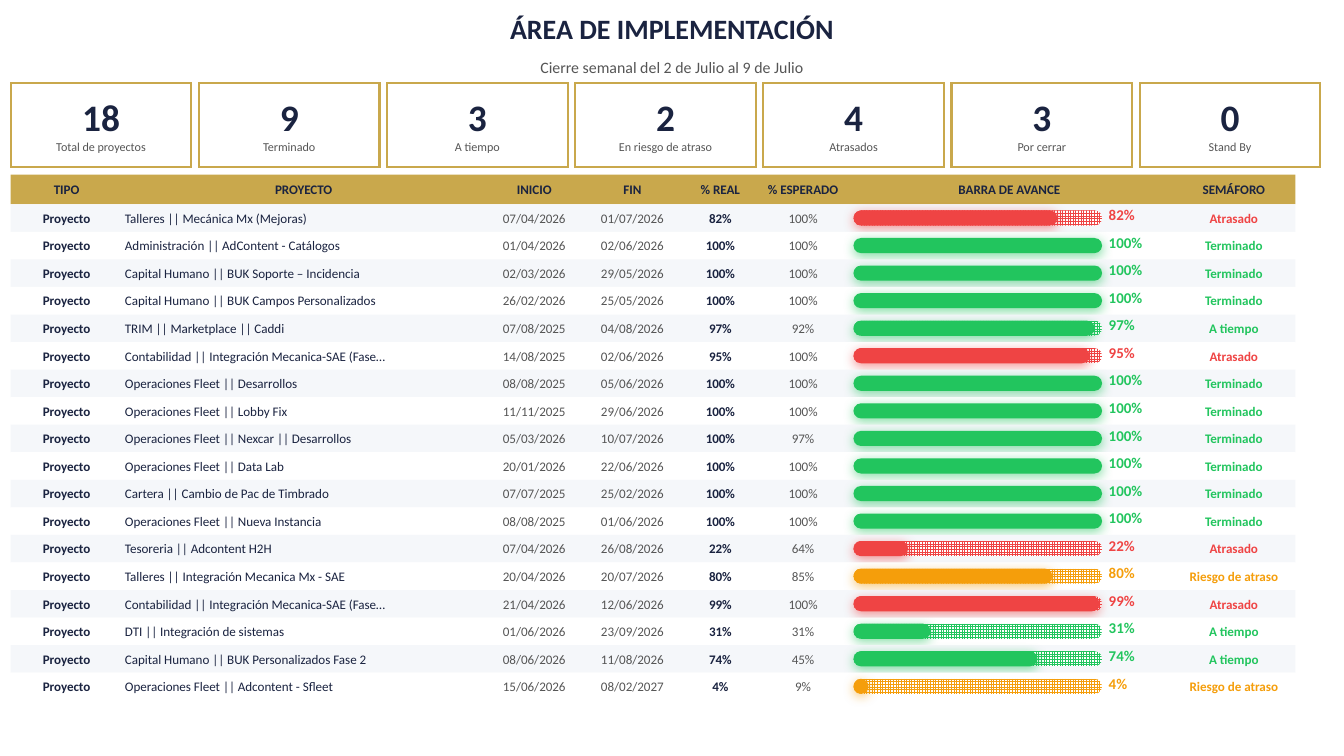
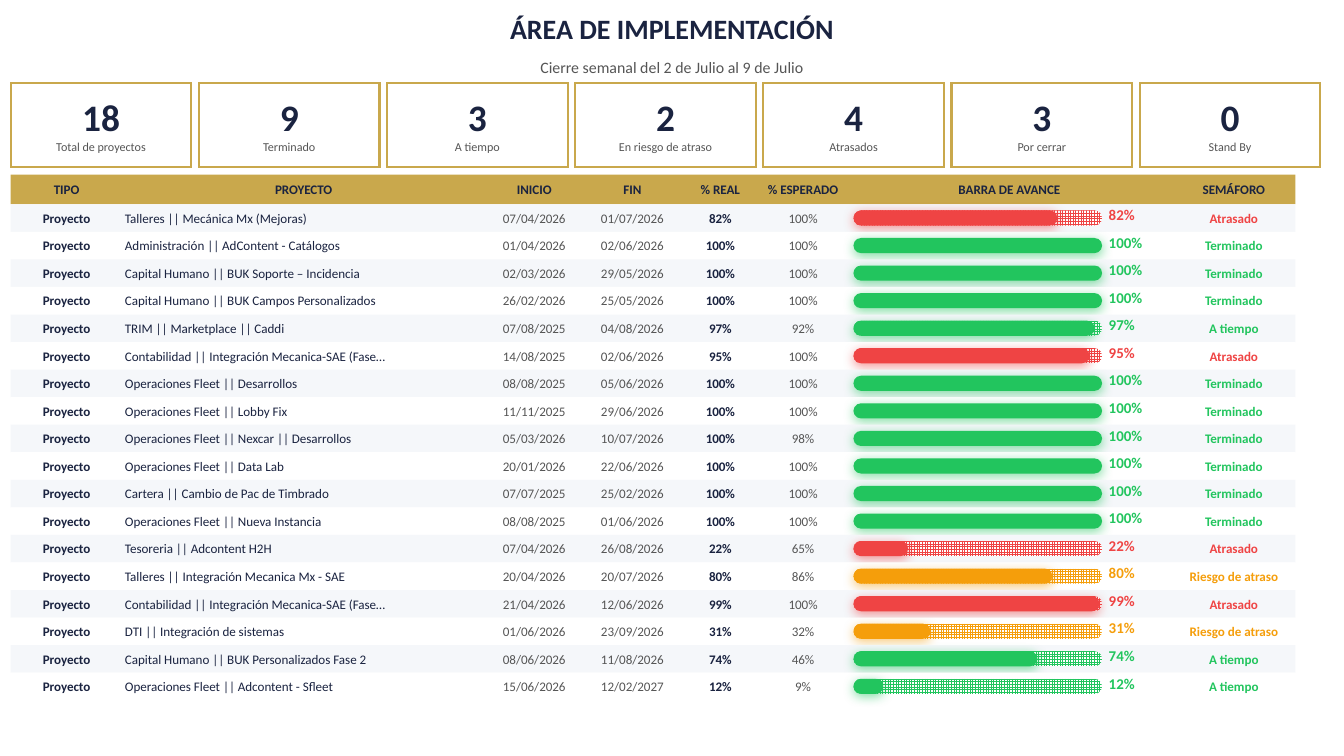
Before and after one commit to DTI-Dashboard/Proyectos, a slide deck: slide 2 of cierre_base.pptx. Drawn at 1344x756 pixels with LibreOffice and Linux fonts; fonts in the diff are those of the drawing; background and template pictures are left out. Boxes give left, top, right and bottom in pixels: in the first picture for what was removed or moved away, otherwise in the second. Text is boxed around its words. In the diff, an @@ line names an element or a change of style, - is before the commit and + after.

Commit message:
reporte: actualizar cierre_base.pptx (bajo demanda)

```diff
--- a/cierre_base.pptx
+++ b/cierre_base.pptx
@@ text at (792,434,814,443): text changed @@
-97%
+98%
@@ text at (792,544,814,553): text changed @@
-64%
+65%
@@ text at (792,572,814,581): text changed @@
-85%
+86%
@@ text at (792,627,814,636): text changed @@
-31%
+32%
@@ rounded rectangle at (853,624,1102,638): fill pattern #22C55E on #FFFFFF to pattern #F59E0B on #FFFFFF @@
@@ rounded rectangle at (853,624,930,638): fill #22C55E to #F59E0B; shadow changed @@
@@ text "31%" at (1109,622,1135,633): text colour #22C55E to #F59E0B @@
@@ text "Riesgo de atraso": place and size @@
-text "Riesgo de atraso" at (1190,681,1278,694)
+text "Riesgo de atraso" at (1190,626,1278,639)
@@ text at (792,655,814,664): text changed @@
-45%
+46%
@@ text at (601,682,664,692): text changed @@
-08/02/2027
+12/02/2027
@@ text at (709,682,732,691): text changed @@
-4%
+12%
@@ rounded rectangle at (853,679,1102,694): fill pattern #F59E0B on #FFFFFF to pattern #22C55E on #FFFFFF @@
@@ rounded rectangle: place and size @@
-rounded rectangle at (853,679,868,694)
+rounded rectangle at (853,679,883,694)
@@ rounded rectangle at (853,679,883,694): fill #F59E0B to #22C55E; shadow changed @@
@@ text at (1109,678,1135,689): text changed; text colour #F59E0B to #22C55E @@
-4%
+12%
@@ text "A tiempo": place and size @@
-text "A tiempo" at (1209,627,1259,638)
+text "A tiempo" at (1209,682,1259,693)
```
